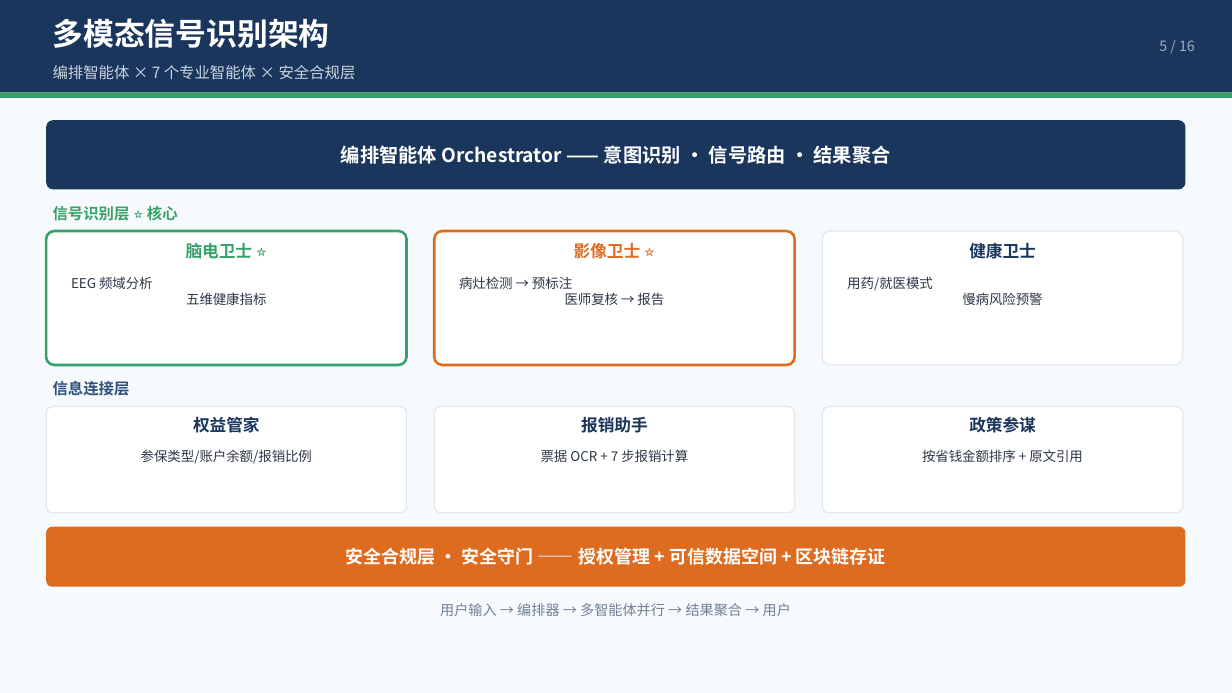
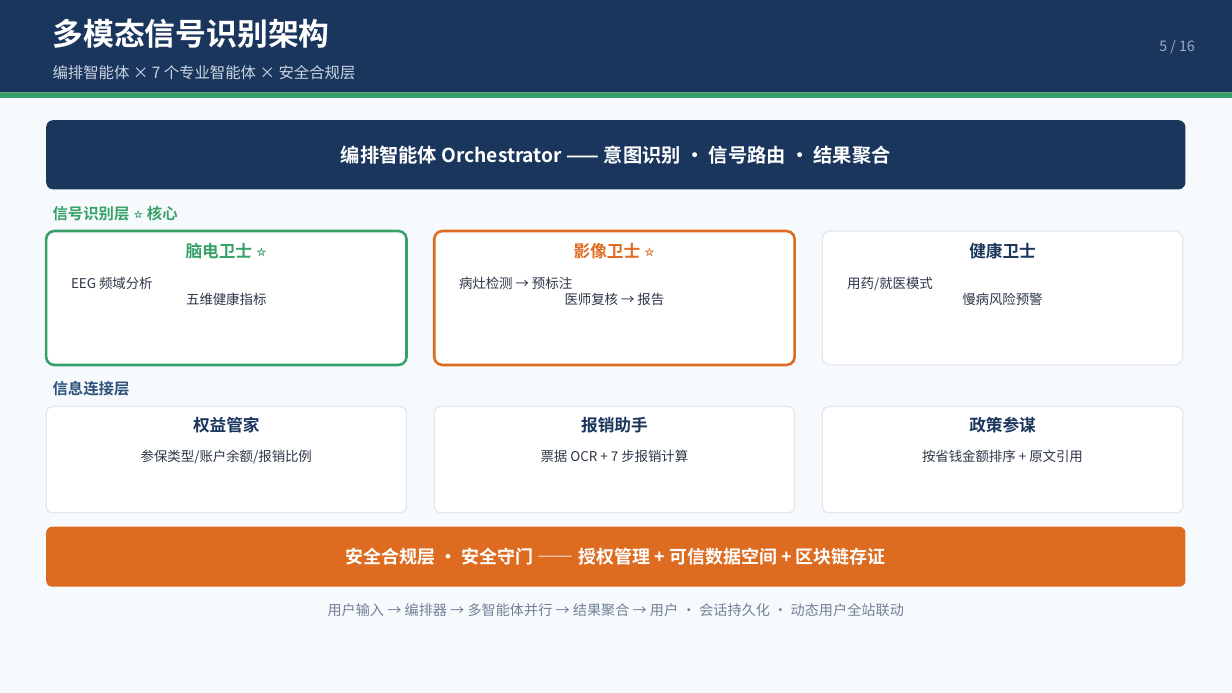
Before and after one commit to yigenfeng0707-netizen/medsignal-agent, a slide deck: slide 5 of docs/MedSignal.pptx. Drawn at 1232x693 pixels with LibreOffice and Linux fonts; fonts in the diff are those of the drawing. Boxes give left, top, right and bottom in pixels: in the first picture for what was removed or moved away, otherwise in the second. Text is boxed around its words. In the diff, an @@ line names an element or a change of style, - is before the commit and + after.

```diff
--- a/docs/MedSignal.pptx
+++ b/docs/MedSignal.pptx
@@ text at (328, 603, 904, 616): text changed @@
-用户输入 → 编排器 → 多智能体并行 → 结果聚合 → 用户
+用户输入 → 编排器 → 多智能体并行 → 结果聚合 → 用户 · 会话持久化 · 动态用户全站联动
```
Also in this commit, not shown: 2 other slides changed, 4 other files.
